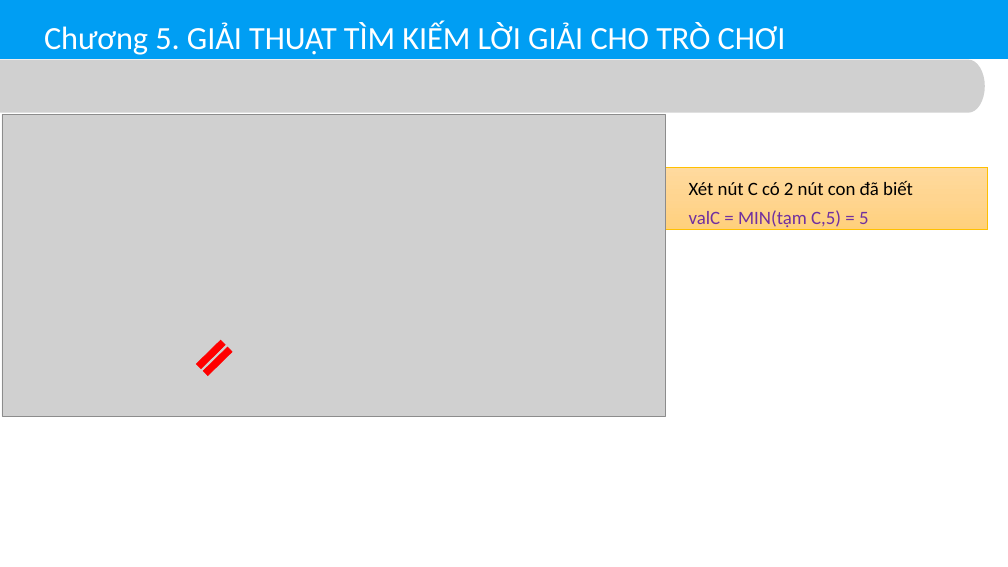
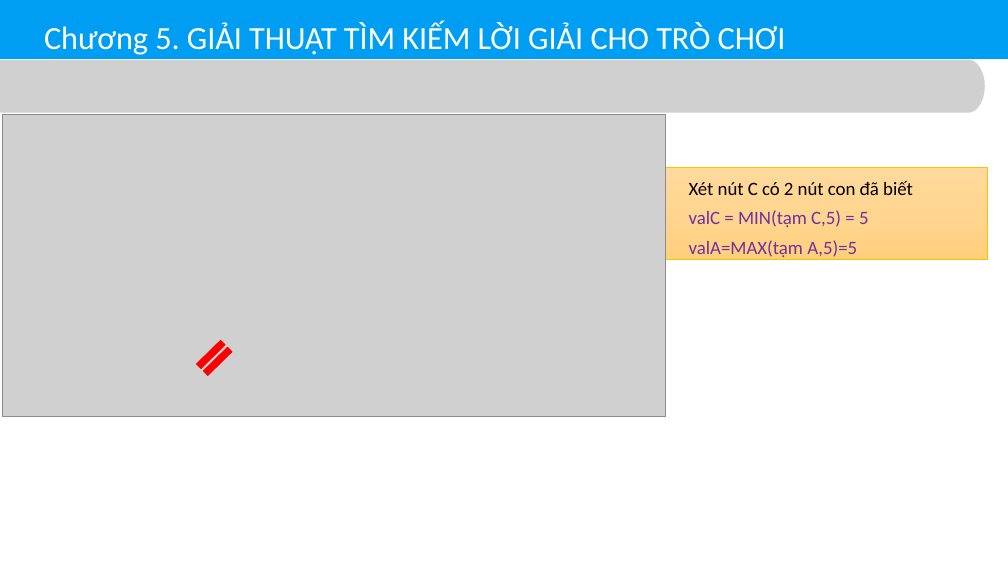
Before and after one commit to thinhdoanvu/AI, a slide deck: slide 46 of guide/Chuong5_Timkiem_Trochoi.pptx. Drawn at 1008x567 pixels with LibreOffice and Linux fonts; fonts in the diff are those of the drawing; grey boxes stand for pictures. Boxes give left, top, right and bottom in pixels: in the first picture for what was removed or moved away, otherwise in the second. Text is boxed around its words. In the diff, an @@ line names an element or a change of style, - is before the commit and + after.

```diff
--- a/guide/Chuong5_Timkiem_Trochoi.pptx
+++ b/guide/Chuong5_Timkiem_Trochoi.pptx
@@ rectangle "Xét nút C có 2 ...": place and size @@
-rectangle "Xét nút C có 2 ..." at bbox=[654, 167, 988, 229]
+rectangle "Xét nút C có 2 ..." at bbox=[654, 167, 988, 258]
@@ text in rectangle at bbox=[689, 240, 857, 257]: paragraph added @@
+    ▪ valA=MAX(tạm A,5)=5
```
Also in this commit, not shown: 2 other slides changed, 2 slides removed, 41 other files.
